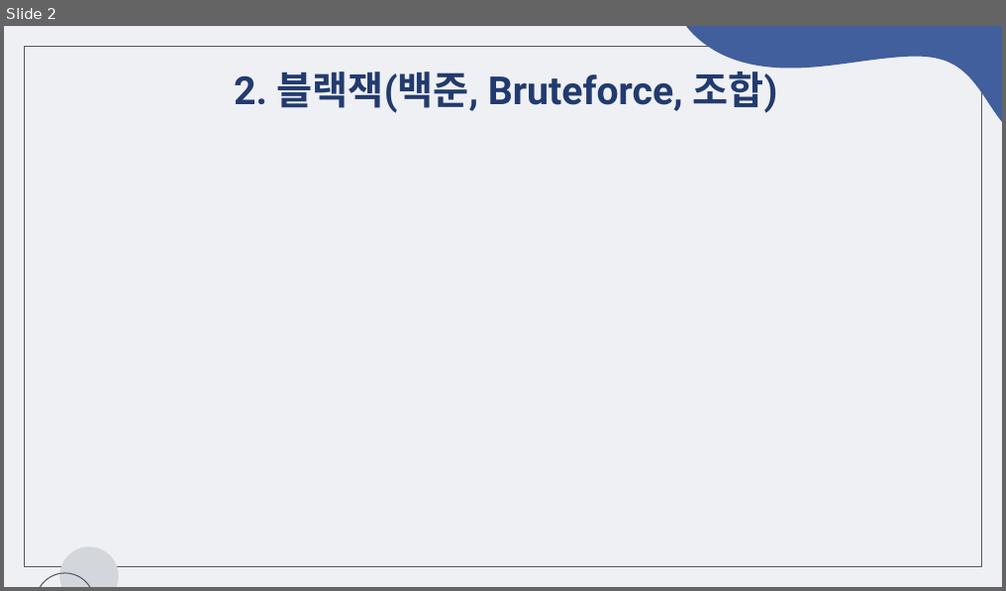
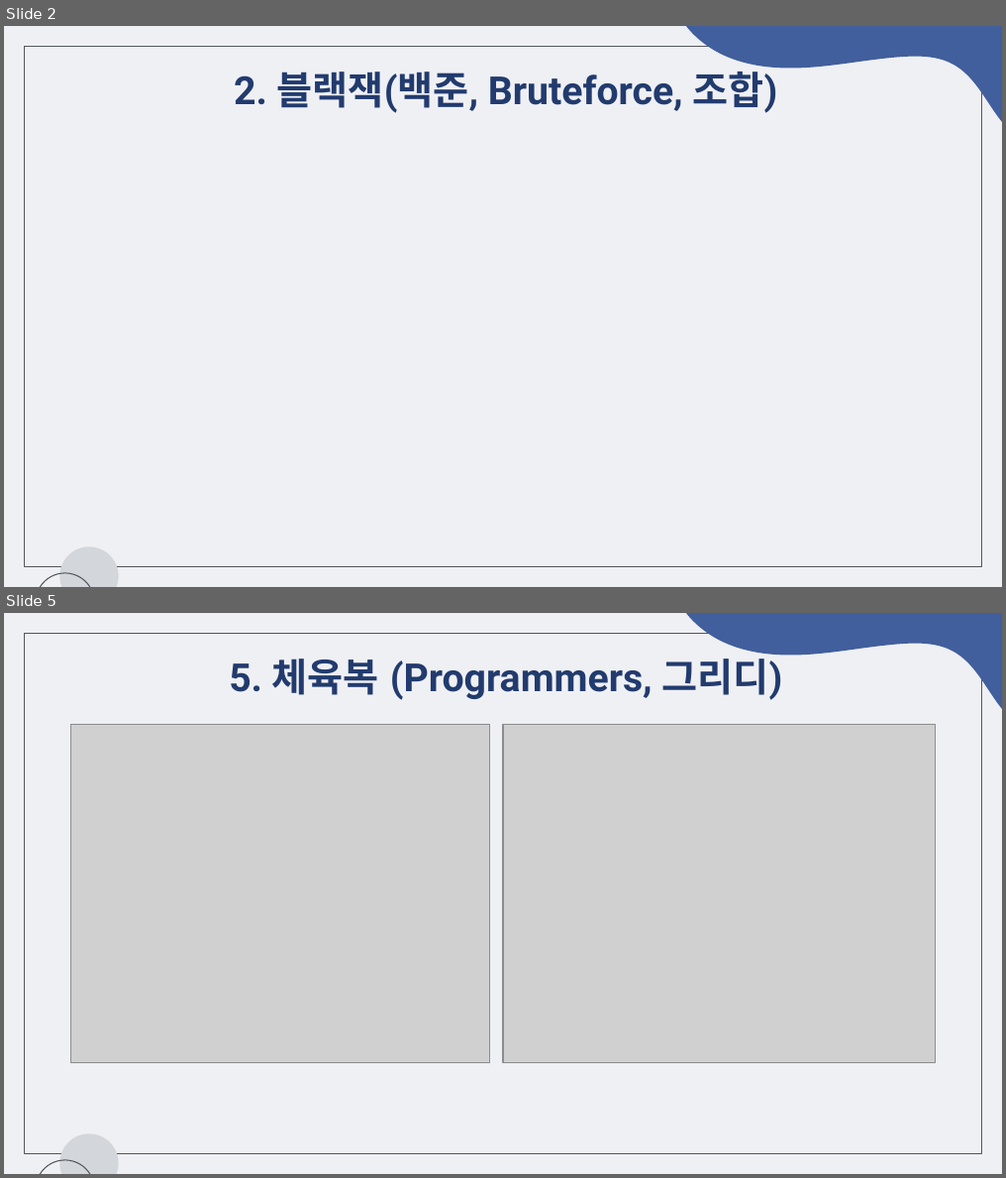
Before and after one commit to chaeeun-dev/CodingTest, a slide deck: 문제해결프로그래밍_숙제/제출용/숙제2_2022182035.pptx. Shown one above the other, each under a label of ours: slide 2 before the commit, slides 2 and 5 after it; the slides between them are not shown. The pictures are 1006x591 and 1006x1178 pixels, drawn with LibreOffice and Linux fonts; fonts in the diff are those of the drawing; grey boxes stand for pictures. Boxes give left, top, right and bottom in pixels: in the first picture for what was removed or moved away, otherwise in the second. Text is boxed around its words. In the diff, an @@ line names an element or a change of style, - is before the commit and + after.

```diff
--- a/문제해결프로그래밍_숙제/제출용/숙제2_2022182035.pptx
+++ b/문제해결프로그래밍_숙제/제출용/숙제2_2022182035.pptx
@@ slide 5 added at (x1=4, y1=613, x2=1002, y2=1174), background #EFF0F4; not listed: 4 template elements that a slide beside it also shows @@
@@ title added at (x1=229, y1=652, x2=782, y2=700), 28 pt, text #223B6E, bold @@
+5. 체육복 (Programmers, 그리디)
@@ picture added at (x1=71, y1=724, x2=490, y2=1063) @@
@@ picture added at (x1=503, y1=724, x2=935, y2=1063) @@
```
Also in this commit, not shown: 1 slide removed, 4 other files.
